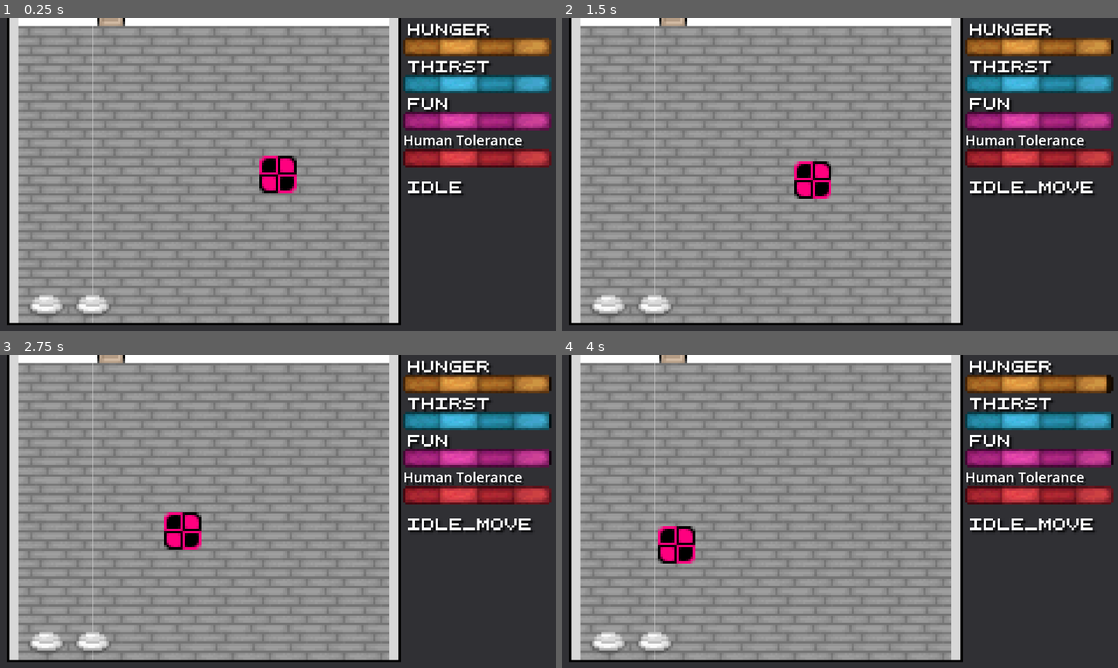
Above: before the commit, frames 1-4 (two rows, left to right).
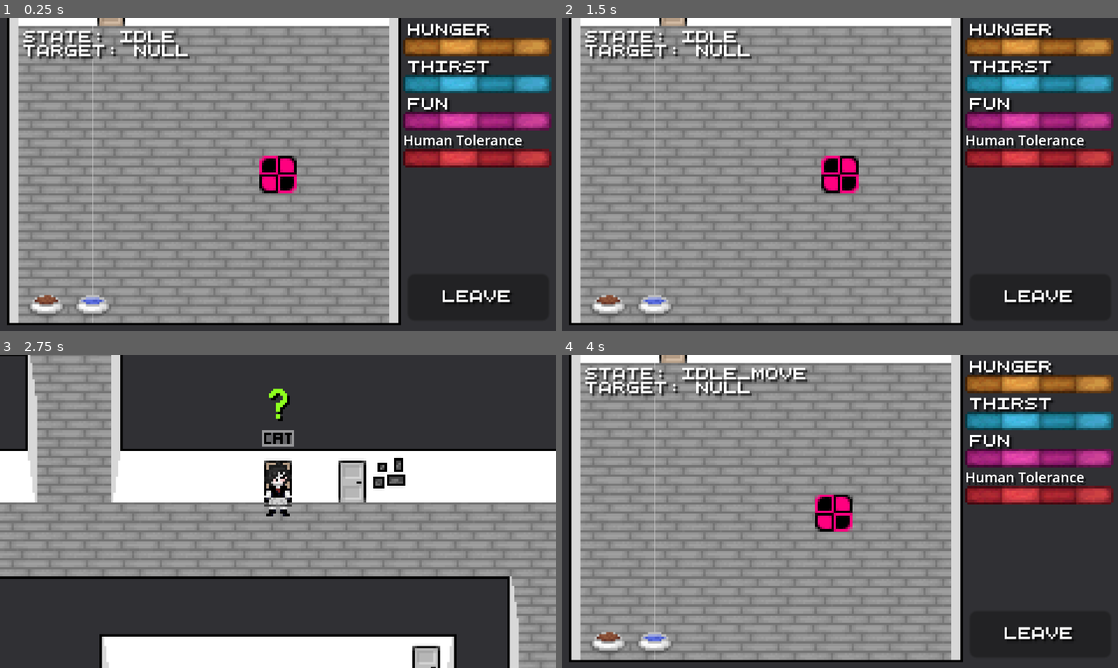
Above: after the commit, the same moments.

Repository: Theooolone/m-game
Game: Godot game, scene res://scenes/catsim/cat_sim.tscn
Same seed, same stepped clock (60 frames per second), same inputs: the game is played once before the commit and once after it. This scene is started directly instead of the project's main scene.
Inputs (mouse positions are in pixels of both pictures, inside the frame that each line leads up to):
- Up to frame 1 (0.25 s): no input
- Up to frame 2 (1.5 s): click (1040, 296) at 0.5 s, where only the run after the commit has a clickable "Leave"; hold Right (right) from 1.28 s (still down); tap E (interact) at 1.35 s
- Up to frame 3 (2.75 s): release Right (right) at 2 s; click (478, 633) at 2 s, where only the run after the commit has a clickable "Leave"
- Up to frame 4 (4 s): hold S (down) 2.78-3.53 s; tap E (interact) at 2.85, 3.8 s; hold Right (right) from 3.53 s (still down); tap C (show_controls) at 3.6 s

The runs differ from the first frame. In frame 1, 2.5% of the frame differs, in the area x 4-93%, y 4-93%; in frame 2, 4.2%; in frame 3, 70%, in the area x 0-100%, y 0-100%; in frame 4, 4.9%.

Commit message:
Final commit before I refactor this mess

Diff:
--- a/scenes/catsim/cat_sim.tscn
+++ b/scenes/catsim/cat_sim.tscn
@@ -1,11 +1,12 @@
-[gd_scene load_steps=16 format=3 uid="uid://coy8ycn8wwfvl"]
+[gd_scene load_steps=17 format=3 uid="uid://coy8ycn8wwfvl"]
 
 [ext_resource type="Script" path="res://scripts/Cat.gd" id="1_jus8a"]
 [ext_resource type="TileSet" uid="uid://jidy50o2532o" path="res://resources/room.tres" id="2_yp0iu"]
-[ext_resource type="Texture2D" uid="uid://vc5s7247a5rc" path="res://assets/textures/catsim/empty_bowl.png" id="4_718wf"]
 [ext_resource type="PackedScene" uid="uid://cndlh00l1npxt" path="res://scenes/catsim/statbar.tscn" id="4_kofum"]
+[ext_resource type="Texture2D" uid="uid://b6whkt023c6jq" path="res://assets/textures/catsim/food_bowl.png" id="4_ksyhg"]
 [ext_resource type="PackedScene" uid="uid://bbu3xsdp51vud" path="res://scenes/catsim/catobject.tscn" id="4_t11mk"]
 [ext_resource type="Shader" path="res://resources/hue.gdshader" id="5_8pllu"]
+[ext_resource type="Texture2D" uid="uid://pwvsa7d527sd" path="res://assets/textures/catsim/water_bowl.png" id="5_l5bcd"]
 [ext_resource type="AudioStream" uid="uid://duiwnw1md8b2p" path="res://assets/sounds/meow1.wav" id="7_10b03"]
 [ext_resource type="AudioStream" uid="uid://bw25r5o33y8ol" path="res://assets/sounds/meow2.wav" id="8_0r8g4"]
 [ext_resource type="AudioStream" uid="uid://c5bmkp0gf01bh" path="res://assets/sounds/meow3.wav" id="9_yl3ha"]
@@ -56,11 +57,11 @@
 
 [node name="Food" parent="." instance=ExtResource("4_t11mk")]
 position = Vector2(-100, 56)
-texture = ExtResource("4_718wf")
+texture = ExtResource("4_ksyhg")
 
 [node name="Water" parent="." instance=ExtResource("4_t11mk")]
 position = Vector2(-80, 56)
-texture = ExtResource("4_718wf")
+texture = ExtResource("5_l5bcd")
 
 [node name="StatTick" type="Timer" parent="."]
 autostart = true
@@ -124,16 +125,36 @@
 bus = &"Ambient"
 
 [node name="Label" type="Label" parent="."]
+offset_left = -110.0
+offset_top = -63.0
+offset_right = -56.0
+offset_bottom = -40.0
+text = "Debug"
+label_settings = ExtResource("10_qs8rk")
+
+[node name="LeaveButton" type="Button" parent="."]
 offset_left = 56.0
-offset_top = 2.0
-offset_right = 110.0
-offset_bottom = 25.0
-text = "IDLE"
+offset_top = 43.0
+offset_right = 117.0
+offset_bottom = 63.0
+
+[node name="Label" type="Label" parent="LeaveButton"]
+layout_mode = 1
+anchors_preset = 15
+anchor_right = 1.0
+anchor_bottom = 1.0
+grow_horizontal = 2
+grow_vertical = 2
+text = "Leave"
 label_settings = ExtResource("10_qs8rk")
+horizontal_alignment = 1
+vertical_alignment = 1
+metadata/_edit_lock_ = true
 
 [connection signal="timeout" from="StatTick" to="." method="_on_stat_tick_timeout"]
 [connection signal="timeout" from="CatIdleWalk" to="." method="_on_cat_idle_walk_timeout"]
 [connection signal="timeout" from="MeowTimer" to="." method="_on_meow_timer_timeout"]
 [connection signal="timeout" from="ObjectUseTimer" to="." method="_on_object_use_timer_timeout"]
+[connection signal="pressed" from="LeaveButton" to="." method="_on_leave_button_pressed"]
 
 [editable path="Human Tolerance"]
--- a/scripts/Cat.gd
+++ b/scripts/Cat.gd
@@ -1,3 +1,5 @@
+# TODO: refactor this mess
+
 extends Node2D
 
 @onready var catnode = $Cat
@@ -18,6 +20,10 @@
 
 @onready var object_use_timer_node = $ObjectUseTimer
 
+var empty_bowl_tex = preload("res://assets/textures/catsim/empty_bowl.png")
+var food_bowl_tex = preload("res://assets/textures/catsim/food_bowl.png")
+var water_bowl_tex = preload("res://assets/textures/catsim/water_bowl.png")
+
 var target = null # used for State.WALKING and State.USING
 var current_state = State.IDLE
 
@@ -25,6 +31,8 @@
 @export var speed = 1.5 # Pixels
 
 signal cat_obliteration # emmited when game lost
+
+# I could use a
 
 enum StatType {
 	HUNGER,
@@ -54,6 +62,16 @@
 	StatType.CLEANLINESS: null,
 }
 
+# becomes false when food bowl is empty for example
+@onready var object_useable = {
+	StatType.HUNGER: true,
+	StatType.THIRST: true,
+	StatType.FUN: false,
+	StatType.HUMAN_TOLERANCE: false,
+	StatType.AWAKENESS: false,
+	StatType.CLEANLINESS: false,
+}
+
 var stat_use_times = {
 	StatType.HUNGER: 1.5,
 	StatType.THIRST: 1,
@@ -78,15 +96,14 @@
 
 func change_state(state):
 	current_state = state
-	$Label.text = State.keys()[state]
 
 func _ready():
 	# set random initial seed for random functions
 	randomize()
 	$StatTick.wait_time = 1.5/stats.size()
 
-	$Food/Button.button_down.connect(food)
-	$Water/Button.button_down.connect(water)
+	$Food/Button.button_down.connect(fill_food_bowl)
+	$Water/Button.button_down.connect(fill_water_bowl)
 	$Cat/Button.button_down.connect(pet)
 
 	update_ui()
@@ -101,6 +118,20 @@
 var lowest_object_stat
 
 func _process(delta):
+	movement(delta)
+	force_goto_lowest_in_emergency()
+	debug()
+
+func force_goto_lowest_in_emergency():
+	if current_state != State.USING:
+		lowest_object_stat = get_lowest_useable_object_stat()
+		if not lowest_object_stat: return
+		var urgent = stats[lowest_object_stat] <= 32
+		if urgent:
+			target = stat_nodes[lowest_object_stat]
+			change_state(State.WALKING)
+
+func movement(delta):
 	match current_state:
 		State.WALKING:
 			if target:
@@ -115,12 +146,15 @@
 				change_state(State.IDLE)
 				cat_idle_walk_node.start(randf_range(0.5, 4))
 
-	if not State.USING:
-		lowest_object_stat = get_lowest_object_stat()
-		var urgent = stats[lowest_object_stat] <= 32
-		if urgent:
-			target = stat_nodes[lowest_object_stat]
-			change_state(State.WALKING)
+func debug():
+	update_ui()
+	var target_name
+	if target:
+		target_name = target.name
+	else:
+		target_name = "Null"
+	$Label.text = "State: " + State.keys()[current_state]\
+				+ "\nTarget: " + target_name
 
 func _on_object_use_timer_timeout():
 	_on_cat_idle_walk_timeout()
@@ -152,11 +186,21 @@
 			lowest_stat_num = stats[stat]
 	return lowest_stat
 
+# returns the stat with the lowest number out of the stats that have an accompying object that is useable
+func get_lowest_useable_object_stat():
+	var lowest_stat
+	var lowest_stat_num = 65
+	for stat in stats.keys():
+		if stats[stat] < lowest_stat_num and stat_nodes[stat] and object_useable[stat]:
+			lowest_stat = stat
+			lowest_stat_num = stats[stat]
+	return lowest_stat
+
 # adds a number to the stat while still respecting the maximum and minimum values
 func capadd(stat, add): stats[stat] = max(min(stats[stat]+add, 64),0)
 
 func _on_stat_tick_timeout():
-	var stat_changed = stats.keys()[randi_range(0, StatType.size()-1) % 6]
+	var stat_changed = stats.keys()[randi_range(0, StatType.size()-1)]
 	if stat_changed == StatType.HUMAN_TOLERANCE:
 		capadd(stat_changed, 1)
 	else:
@@ -167,17 +211,15 @@
 			emit_signal("cat_obliteration",i)
 	update_ui()
 
-
-# WHAT HAPPENS WHEN OBJECT USED
-
-func food():
-	capadd(StatType.HUNGER, 16)
-	capadd(StatType.THIRST, -8)
-	update_ui()
-
-func water():
-	capadd(StatType.THIRST, 16)
-	update_ui()
+# WHAT HAPPENS WHEN OBJECT CLICKED
+
+func fill_food_bowl():
+	stat_nodes[StatType.HUNGER].texture = food_bowl_tex
+	object_useable[StatType.HUNGER] = true
+
+func fill_water_bowl():
+	stat_nodes[StatType.THIRST].texture = water_bowl_tex
+	object_useable[StatType.THIRST] = true
 
 
 # As chaotic as possible while still being fair if you know what you're doing
@@ -188,7 +230,29 @@
 	elif stats[StatType.HUMAN_TOLERANCE] < 48:
 		capadd(StatType.FUN, -8)
 
-	var rand = 1 + randi() % 8
+	var rand = randi_range(1,8)
 	if rand >= 7: rand *= 3
 	capadd(StatType.HUMAN_TOLERANCE, -rand)
 	update_ui()
+
+# WHAT HAPPENS WHEN OBJECT USED
+
+func food():
+	stat_nodes[StatType.HUNGER].texture = empty_bowl_tex
+	object_useable[StatType.HUNGER] = false
+	capadd(StatType.HUNGER, 16)
+	capadd(StatType.THIRST, -8)
+	update_ui()
+
+func water():
+	stat_nodes[StatType.THIRST].texture = empty_bowl_tex
+	object_useable[StatType.THIRST] = false
+	capadd(StatType.THIRST, 16)
+	update_ui()
+
+
+
+func _on_leave_button_pressed():
+		get_node("/root").add_child(load("res://scenes/room.tscn").instantiate())
+		get_node("/root/Room/M").position = Vector2(120, 356)
+		queue_free()
